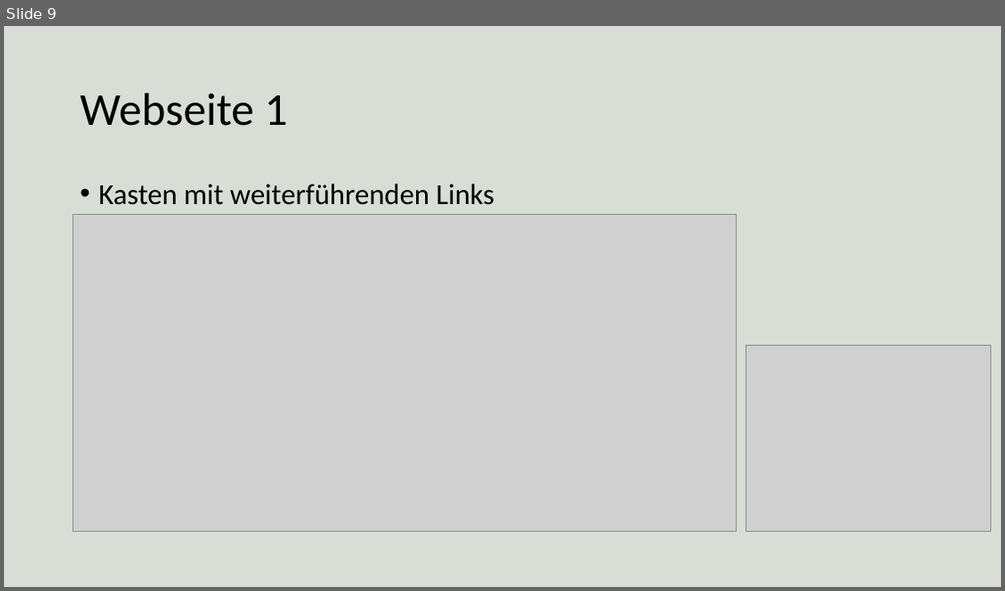
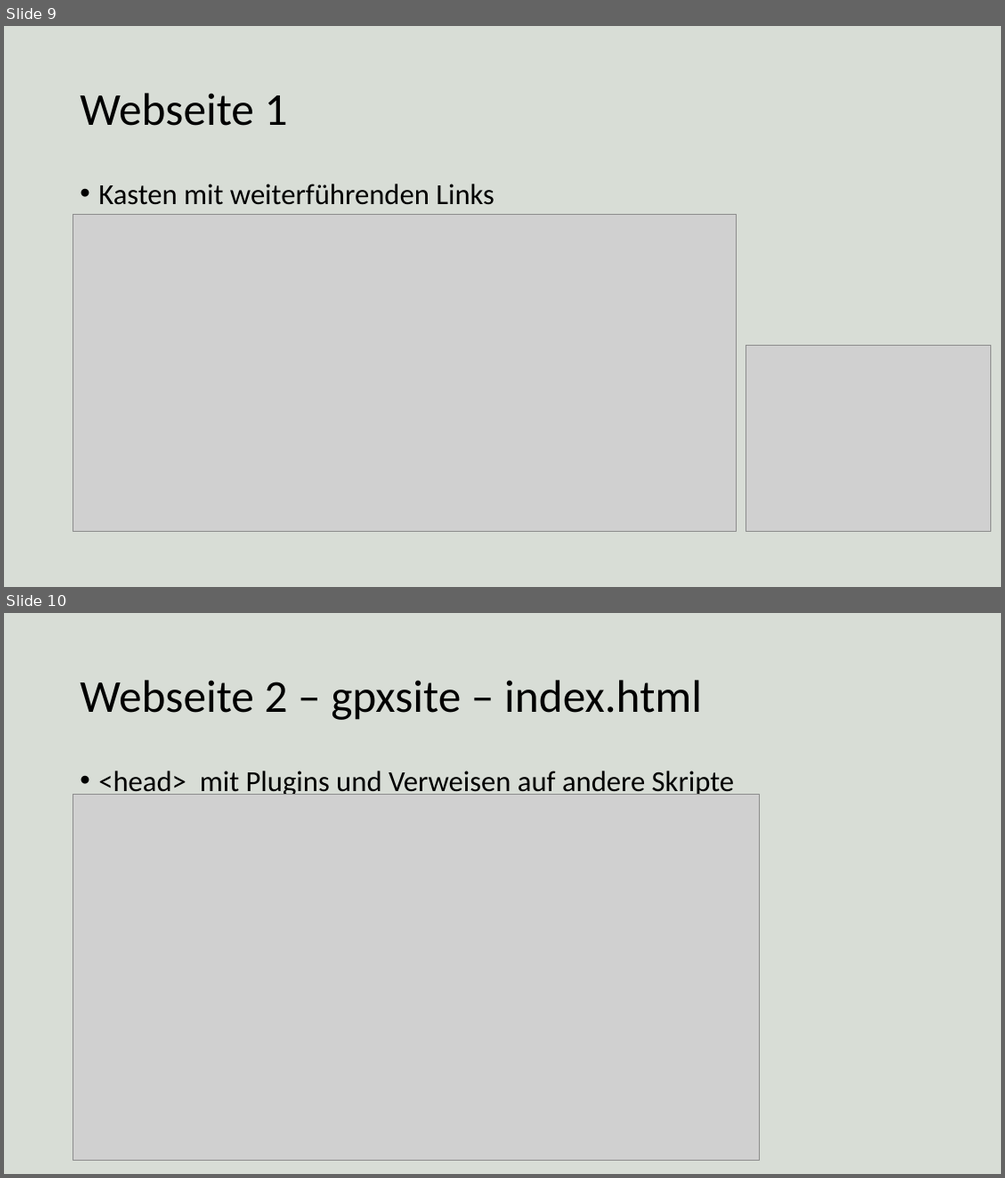
Before and after one commit to MoTouLaTirol/MoTouLaTirol.github.io, a slide deck: folien.pptx. Shown one above the other, each under a label of ours: slide 9 before the commit, slides 9 and 10 after it. The pictures are 1005x591 and 1005x1178 pixels, drawn with LibreOffice and Linux fonts; fonts in the diff are those of the drawing; grey boxes stand for pictures. Boxes give left, top, right and bottom in pixels: in the first picture for what was removed or moved away, otherwise in the second. Text is boxed around its words. In the diff, an @@ line names an element or a change of style, - is before the commit and + after.

```diff
--- a/folien.pptx
+++ b/folien.pptx
@@ slide 10 added at (4,613,1001,1174), background #3D5933 at 20% opacity @@
@@ title added at (80,680,702,720), 44 pt, text #000000 @@
+Webseite 2 – gpxsite – index.html
@@ text added at (98,771,734,795), 28 pt, text #000000 @@
+• <head> mit Plugins und Verweisen auf andere Skripte
@@ picture added at (73,795,760,1160) @@
```
Also in this commit, not shown: 4 other slides added, 1 slide removed.
